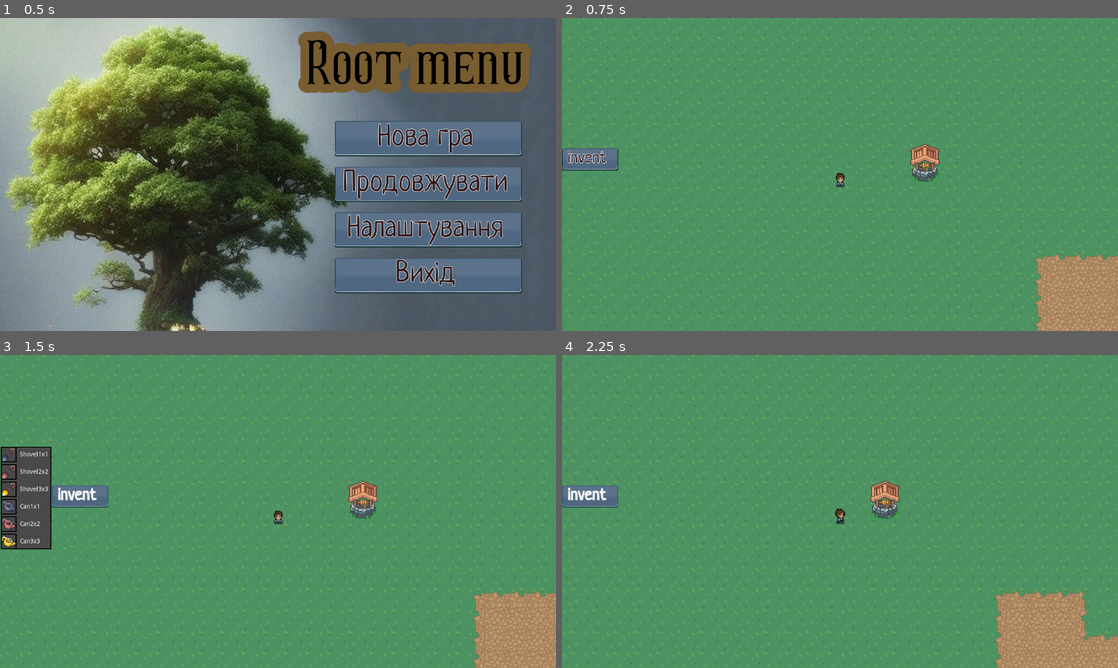
Above: before the commit, frames 1-4 (two rows, left to right).
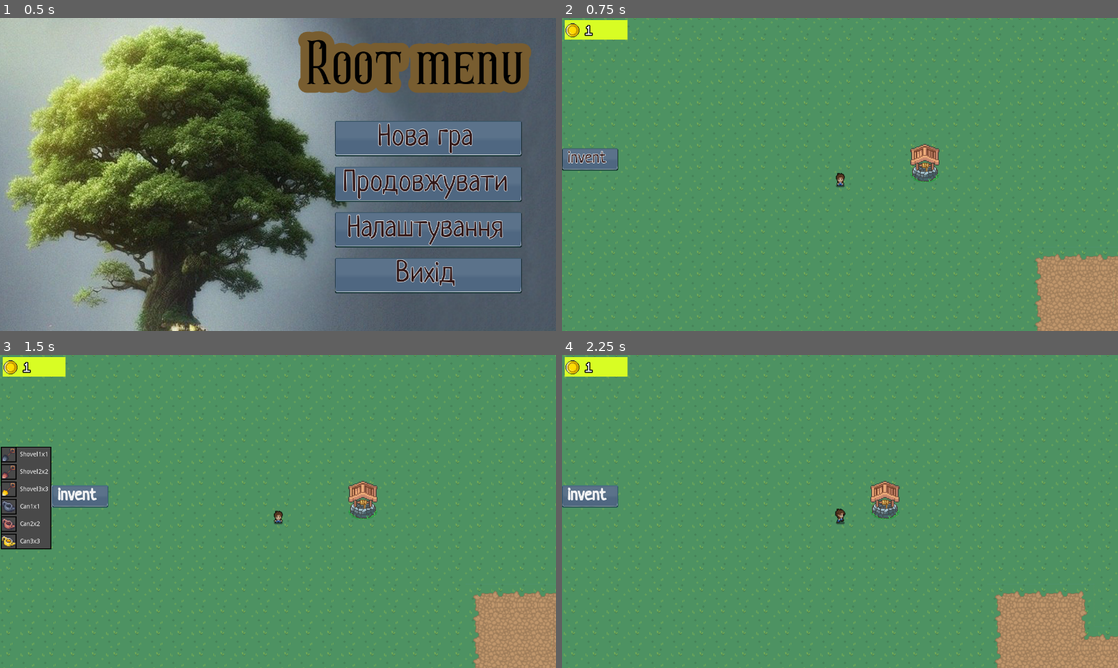
Above: after the commit, the same moments.

Repository: zolkins/RootGame
Game: Godot game, scene res://scenes/main_menu.tscn
Two runs of this game, one before a commit and one after it. Both use one fixed random seed, a clock stepped at 60 frames per second and the inputs below.
Inputs (mouse positions are in pixels of both pictures, inside the frame that each line leads up to):
- Up to frame 1 (0.5 s): no input
- Up to frame 2 (0.75 s): click "Нова гра" at 0.5 s
- Up to frame 3 (1.5 s): click "invent" at 1.25 s
- Up to frame 4 (2.25 s): tap Enter at 2 s; move the mouse to (573, 455) at 2.02 s; hold Right (ui_right) from 2.03 s (still down); click (573, 455) at 2.17 s

Frame 1 is identical in both runs. In frame 2, 0.7% of the frame differs, in the area x 0-12%, y 0-7%; in frame 3, 0.7%, in the area x 0-12%, y 0-49%; in frame 4, 0.7%.

Commit message:
Added UI

Diff:
--- a/scenes/player.tscn
+++ b/scenes/player.tscn
@@ -1,8 +1,10 @@
-[gd_scene load_steps=30 format=2]
+[gd_scene load_steps=32 format=2]
 
 [ext_resource path="res://scripts/KinematicBody2D.gd" type="Script" id=1]
+[ext_resource path="res://Coins.tscn" type="PackedScene" id=2]
 [ext_resource path="res://resources/img/player.png" type="Texture" id=3]
 [ext_resource path="res://scenes/Camera2D.gd" type="Script" id=4]
+[ext_resource path="res://scenes/Hotbar.tscn" type="PackedScene" id=5]
 
 [sub_resource type="AtlasTexture" id=2]
 flags = 4
@@ -170,3 +172,9 @@
 [node name="CollisionShape2D" type="CollisionShape2D" parent="."]
 position = Vector2( 0, 8 )
 shape = SubResource( 1 )
+
+[node name="CanvasLayer" type="CanvasLayer" parent="."]
+
+[node name="Shop" parent="CanvasLayer" instance=ExtResource( 5 )]
+
+[node name="Coins" parent="CanvasLayer" instance=ExtResource( 2 )]
